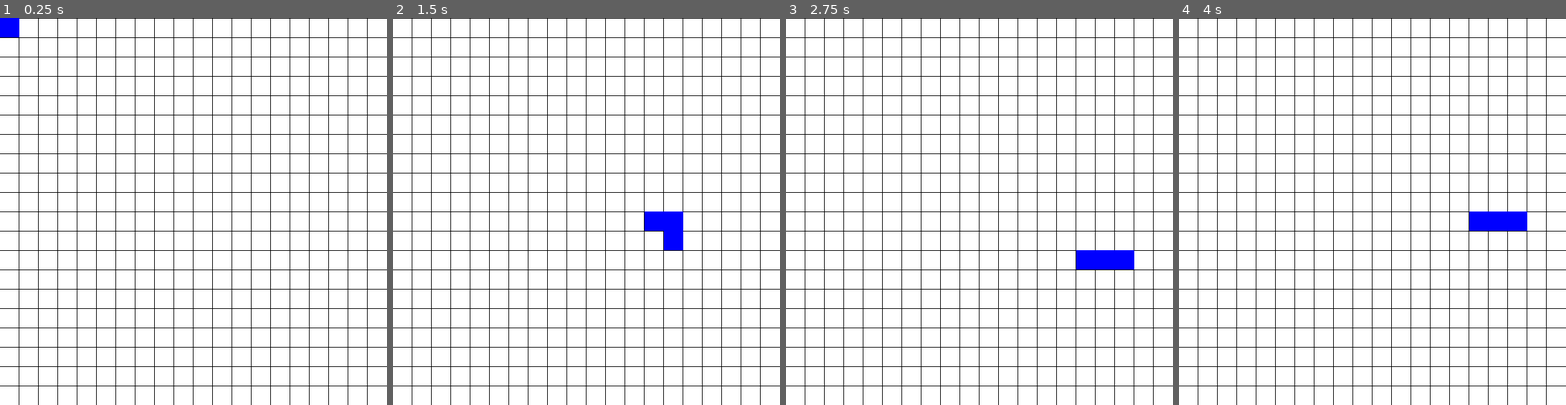
Above: before the commit, frames 1-4 (left to right).
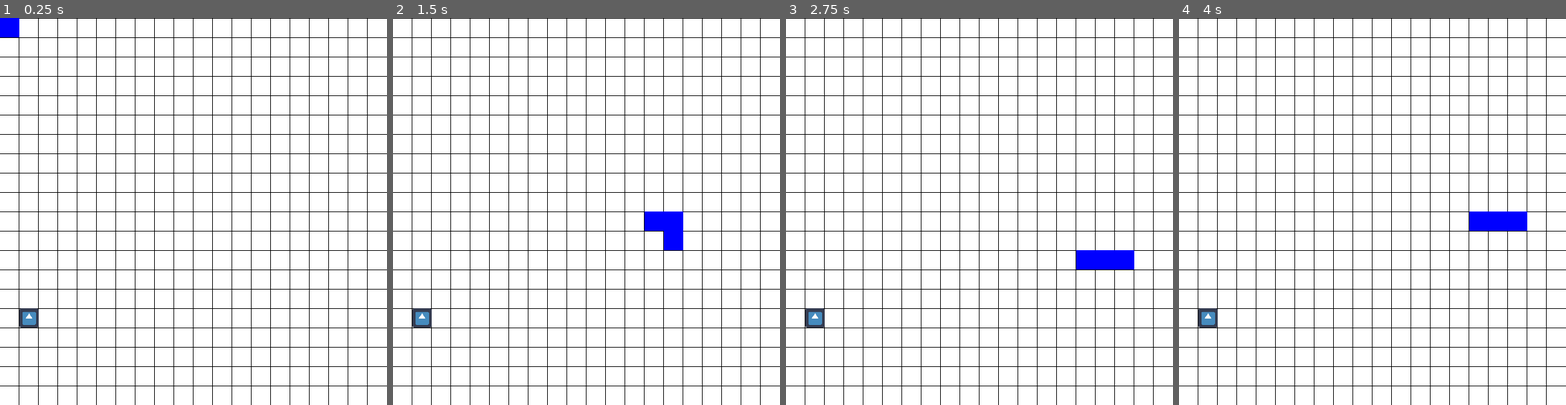
Above: after the commit, the same moments.

Repository: noosabaktee/Snake
Game: Godot game, scene res://Board.tscn
The game is run twice, just before and just after one commit, with the same random seed, the same clock (stepped at 60 frames per second) and the same inputs. The engine's default icon, where the game draws it, is replaced by a stand-in: a white triangle on a blue panel in a dark square.
Inputs:
- Up to frame 1 (0.25 s): no input
- Up to frame 2 (1.5 s): hold Right (ui_right) 0.53-1.28 s; hold Down (ui_down) from 1.28 s (still down)
- Up to frame 3 (2.75 s): release Down (ui_down) at 2.03 s; hold Right (ui_right) from 2.03 s (still down)
- Up to frame 4 (4 s): release Right (ui_right) at 2.78 s; hold Up (ui_up) 2.78-3.53 s; hold Left (ui_left) from 3.53 s (still down)

The runs differ from the first frame. In frame 1, 0.2% of the frame differs, in the area x 5-10%, y 75-80%; in frame 2, 0.2%; in frame 3, 0.2%; in frame 4, 0.2%.

Commit message:
Menambah makanan

Diff:
--- a/Board.tscn
+++ b/Board.tscn
@@ -1,19 +1,33 @@
-[gd_scene load_steps=3 format=2]
+[gd_scene load_steps=5 format=2]
 
 [ext_resource path="res://Main.gd" type="Script" id=1]
 [ext_resource path="res://Cube.tscn" type="PackedScene" id=2]
+[ext_resource path="res://icon.png" type="Texture" id=3]
+[ext_resource path="res://Meal.gd" type="Script" id=4]
 
 [node name="Board" type="Node2D"]
 script = ExtResource( 1 )
 
-[node name="cube" parent="." instance=ExtResource( 2 )]
+[node name="Body" type="Node2D" parent="."]
+
+[node name="cube" parent="Body" instance=ExtResource( 2 )]
 x = 10
 y = 10
 
-[node name="cube2" parent="." instance=ExtResource( 2 )]
+[node name="cube2" parent="Body" instance=ExtResource( 2 )]
 x = 9
 y = 10
 
-[node name="cube3" parent="." instance=ExtResource( 2 )]
+[node name="cube3" parent="Body" instance=ExtResource( 2 )]
 x = 8
 y = 10
+
+[node name="Meal" type="TextureRect" parent="."]
+margin_right = 30.0
+margin_bottom = 30.0
+texture = ExtResource( 3 )
+expand = true
+script = ExtResource( 4 )
+__meta__ = {
+"_edit_use_anchors_": false
+}
--- a/Main.gd
+++ b/Main.gd
@@ -9,16 +9,17 @@
 var distance = floor(window.x/lineLength)
 
 var head
-var tail
+var meal
+var sumOfBody
 var body = []
 var turn = {Vector2(0,0):"right"}
 
 func _ready():
-	head = get_child(0)
-	tail = get_child(get_child_count()-1)
-	var sumOfBody = get_child_count() - 1
+	meal = get_node("Meal")
+	head = get_node("Body").get_child(0)
+	sumOfBody = get_node("Body").get_child_count() - 1
 	for i in sumOfBody:
-		body.append(get_child(i+1))
+		body.append(get_node("Body").get_child(i+1))
 
 func _physics_process(delta):
 	if head.move == true:
@@ -46,6 +47,9 @@
 			if b == len(body)-1:
 				turn.erase(pos)
 
+	if head.rect_position == meal.rect_position:
+		meal.move()
+
 func _draw():
 #	Draw grid
 	for i in lineLength:
--- /dev/null
+++ b/Meal.gd
@@ -0,0 +1,16 @@
+extends TextureRect
+
+var x
+var y
+
+func _ready():
+	randomize()
+	x = int(rand_range(0, 19))
+	y = int(rand_range(0, 19))
+	self.set_position(Vector2(x*30,y*30))
+
+func move():
+	randomize()
+	x = int(rand_range(0, 19))
+	y = int(rand_range(0, 19))
+	self.set_position(Vector2(x*30,y*30))
--- a/Snake.gd
+++ /dev/null
@@ -1 +0,0 @@
-extends ColorRect
